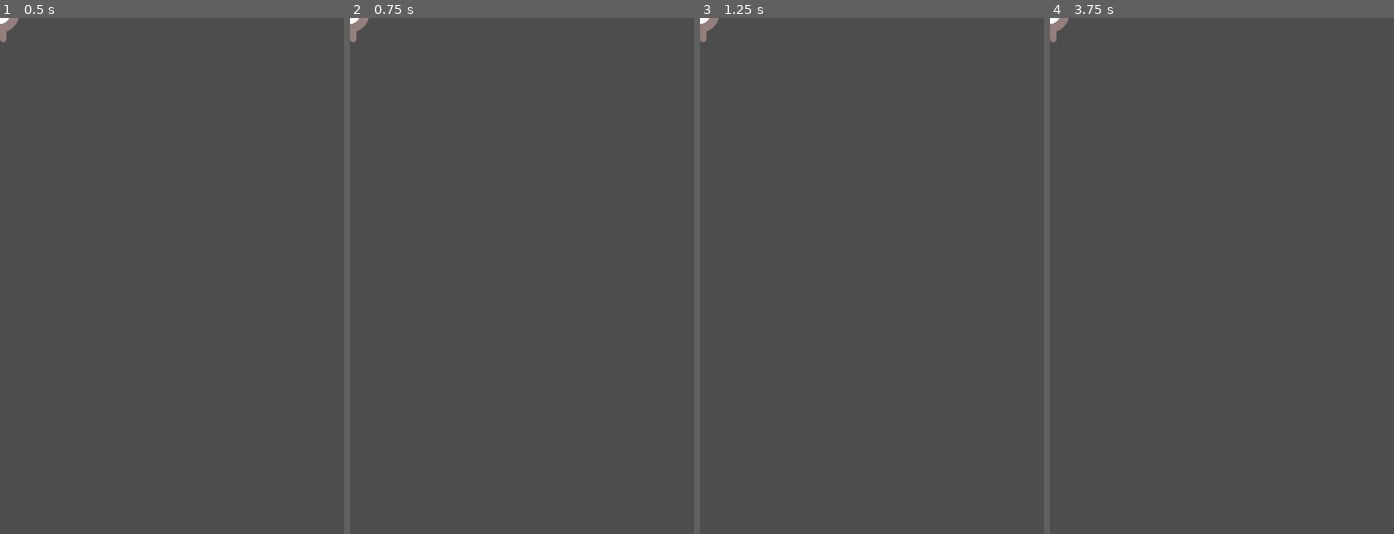
Above: before the commit, frames 1-4 (left to right).
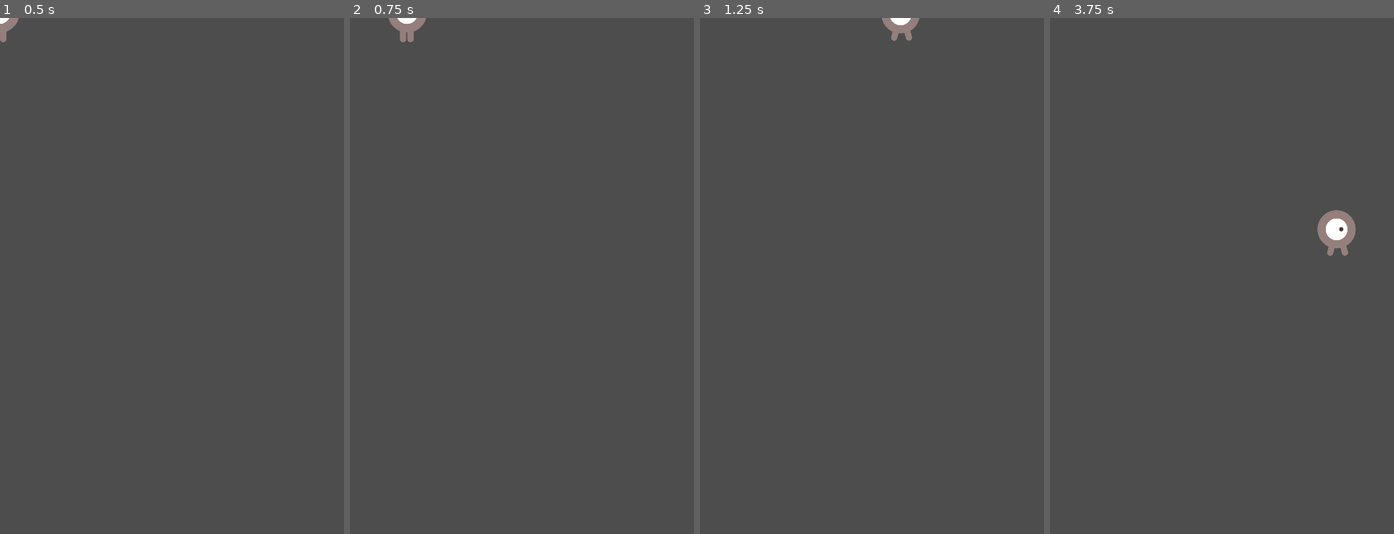
Above: after the commit, the same moments.

Repository: rinnegan72/godot-tutorial-2d
Game: Godot game, scene res://player.tscn
Same seed, same stepped clock (60 frames per second), same inputs: the game is played once before the commit and once after it. Before the commit the project starts from res://game.tscn.
Inputs:
- Up to frame 1 (0.5 s): no input
- Up to frame 2 (0.75 s): tap Enter at 0.5 s; hold Right (move_right, bound only after the commit) from 0.53 s (still down)
- Up to frame 3 (1.25 s): keep holding Right (move_right, bound only after the commit)
- Up to frame 4 (3.75 s): release Right (move_right, bound only after the commit) at 1.28 s; hold Up (move_down, bound only after the commit) 1.28-2.03 s; tap Space at 2 s; hold Right (move_right, bound only after the commit) 2.03-2.78 s; tap Enter at 2.75 s; hold Down (move_up, bound only after the commit) 2.78-3.53 s; hold Left (move_left, bound only after the commit) from 3.53 s (still down)

Frame 1 is identical in both runs. In frame 2, 0.5% of the frame differs, in the area x 0-23%, y 0-5%; in frame 3, 0.5%; in frame 4, 0.9%, in the area x 0-89%, y 0-47%.

Commit message:
Created upto a working player script

Diff:
--- a/game.tscn
+++ /dev/null
@@ -1,34 +0,0 @@
-[gd_scene load_steps=6 format=3 uid="uid://2tjh0tqsniha"]
-
-[ext_resource type="Texture2D" uid="uid://ch7pflxr2n1oe" path="res://art/playerGrey_walk1.png" id="1_e2o6t"]
-[ext_resource type="Script" uid="uid://dsxmcy611j0u2" path="res://scripts/player_character.gd" id="1_feb5d"]
-[ext_resource type="Texture2D" uid="uid://b1hykj8qmwwcj" path="res://art/playerGrey_up2.png" id="2_feb5d"]
-
-[sub_resource type="SpriteFrames" id="SpriteFrames_fc0e3"]
-animations = [{
-"frames": [{
-"duration": 1.0,
-"texture": ExtResource("1_e2o6t")
-}, {
-"duration": 1.0,
-"texture": ExtResource("2_feb5d")
-}],
-"loop": true,
-"name": &"default",
-"speed": 5.0
-}]
-
-[sub_resource type="CapsuleShape2D" id="CapsuleShape2D_7jktm"]
-radius = 29.0
-height = 70.0
-
-[node name="Player" type="Area2D"]
-script = ExtResource("1_feb5d")
-metadata/_edit_group_ = true
-
-[node name="AnimatedSprite2D" type="AnimatedSprite2D" parent="."]
-scale = Vector2(0.5, 0.5)
-sprite_frames = SubResource("SpriteFrames_fc0e3")
-
-[node name="CollisionShape2D" type="CollisionShape2D" parent="."]
-shape = SubResource("CapsuleShape2D_7jktm")
--- a/player.tscn
+++ b/player.tscn
@@ -1,19 +1,33 @@
-[gd_scene load_steps=5 format=3 uid="uid://brcsr52fpl6hk"]
+[gd_scene load_steps=8 format=3 uid="uid://2tjh0tqsniha"]
 
-[ext_resource type="Texture2D" uid="uid://ch7pflxr2n1oe" path="res://art/playerGrey_walk1.png" id="1_onrkg"]
-[ext_resource type="Texture2D" uid="uid://b1hykj8qmwwcj" path="res://art/playerGrey_up2.png" id="2_i3pqv"]
+[ext_resource type="Texture2D" uid="uid://ch7pflxr2n1oe" path="res://art/playerGrey_walk1.png" id="1_e2o6t"]
+[ext_resource type="Script" uid="uid://dsxmcy611j0u2" path="res://scripts/player_character.gd" id="1_feb5d"]
+[ext_resource type="Texture2D" uid="uid://cnso43ymnbt8e" path="res://art/playerGrey_up1.png" id="2_7jktm"]
+[ext_resource type="Texture2D" uid="uid://b1hykj8qmwwcj" path="res://art/playerGrey_up2.png" id="2_feb5d"]
+[ext_resource type="Texture2D" uid="uid://cblk6jeul7j56" path="res://art/playerGrey_walk2.png" id="5_ryrav"]
 
 [sub_resource type="SpriteFrames" id="SpriteFrames_fc0e3"]
 animations = [{
 "frames": [{
 "duration": 1.0,
-"texture": ExtResource("1_onrkg")
+"texture": ExtResource("2_7jktm")
 }, {
 "duration": 1.0,
-"texture": ExtResource("2_i3pqv")
+"texture": ExtResource("2_feb5d")
 }],
 "loop": true,
-"name": &"default",
+"name": &"up",
+"speed": 5.0
+}, {
+"frames": [{
+"duration": 1.0,
+"texture": ExtResource("1_e2o6t")
+}, {
+"duration": 1.0,
+"texture": ExtResource("5_ryrav")
+}],
+"loop": true,
+"name": &"walk",
 "speed": 5.0
 }]
 
@@ -22,11 +36,13 @@
 height = 70.0
 
 [node name="Player" type="Area2D"]
+script = ExtResource("1_feb5d")
 metadata/_edit_group_ = true
 
 [node name="AnimatedSprite2D" type="AnimatedSprite2D" parent="."]
 scale = Vector2(0.5, 0.5)
 sprite_frames = SubResource("SpriteFrames_fc0e3")
+animation = &"walk"
 
 [node name="CollisionShape2D" type="CollisionShape2D" parent="."]
 shape = SubResource("CapsuleShape2D_7jktm")
--- a/project.godot
+++ b/project.godot
@@ -11,7 +11,7 @@
 [application]
 
 config/name="tutorial_project"
-run/main_scene="res://game.tscn"
+run/main_scene="res://player.tscn"
 config/features=PackedStringArray("4.5", "Forward Plus")
 config/icon="res://icon.svg"
 
@@ -20,3 +20,26 @@
 window/size/viewport_width=480
 window/size/viewport_height=720
 window/stretch/mode="canvas_items"
+
+[input]
+
+move_right={
+"deadzone": 0.2,
+"events": [Object(InputEventKey,"resource_local_to_scene":false,"resource_name":"","device":-1,"window_id":0,"alt_pressed":false,"shift_pressed":false,"ctrl_pressed":false,"meta_pressed":false,"pressed":false,"keycode":0,"physical_keycode":4194321,"key_label":0,"unicode":0,"location":0,"echo":false,"script":null)
+]
+}
+move_left={
+"deadzone": 0.2,
+"events": [Object(InputEventKey,"resource_local_to_scene":false,"resource_name":"","device":-1,"window_id":0,"alt_pressed":false,"shift_pressed":false,"ctrl_pressed":false,"meta_pressed":false,"pressed":false,"keycode":0,"physical_keycode":4194319,"key_label":0,"unicode":0,"location":0,"echo":false,"script":null)
+]
+}
+move_up={
+"deadzone": 0.2,
+"events": [Object(InputEventKey,"resource_local_to_scene":false,"resource_name":"","device":-1,"window_id":0,"alt_pressed":false,"shift_pressed":false,"ctrl_pressed":false,"meta_pressed":false,"pressed":false,"keycode":0,"physical_keycode":4194322,"key_label":0,"unicode":0,"location":0,"echo":false,"script":null)
+]
+}
+move_down={
+"deadzone": 0.2,
+"events": [Object(InputEventKey,"resource_local_to_scene":false,"resource_name":"","device":-1,"window_id":0,"alt_pressed":false,"shift_pressed":false,"ctrl_pressed":false,"meta_pressed":false,"pressed":false,"keycode":0,"physical_keycode":4194320,"key_label":0,"unicode":0,"location":0,"echo":false,"script":null)
+]
+}
--- a/scripts/player_character.gd
+++ b/scripts/player_character.gd
@@ -11,4 +11,21 @@
 
 # Called every frame. 'delta' is the elapsed time since the previous frame.
 func _process(delta: float) -> void:
-	pass
+	var velocity = Vector2.ZERO
+	if Input.is_action_pressed("move_right"):
+		velocity.x += 1
+	if Input.is_action_pressed("move_left"):
+		velocity.x -= 1
+	if Input.is_action_pressed("move_up"):
+		velocity.y += 1
+	if Input.is_action_pressed("move_down"):
+		velocity.y -= 1
+
+	if velocity.length() > 0:
+		velocity = velocity.normalized() * speed
+		$AnimatedSprite2D.play()
+	else:
+		$AnimatedSprite2D.stop()
+
+	position += velocity * delta
+	position = position.clamp(Vector2.ZERO, screen_size)
